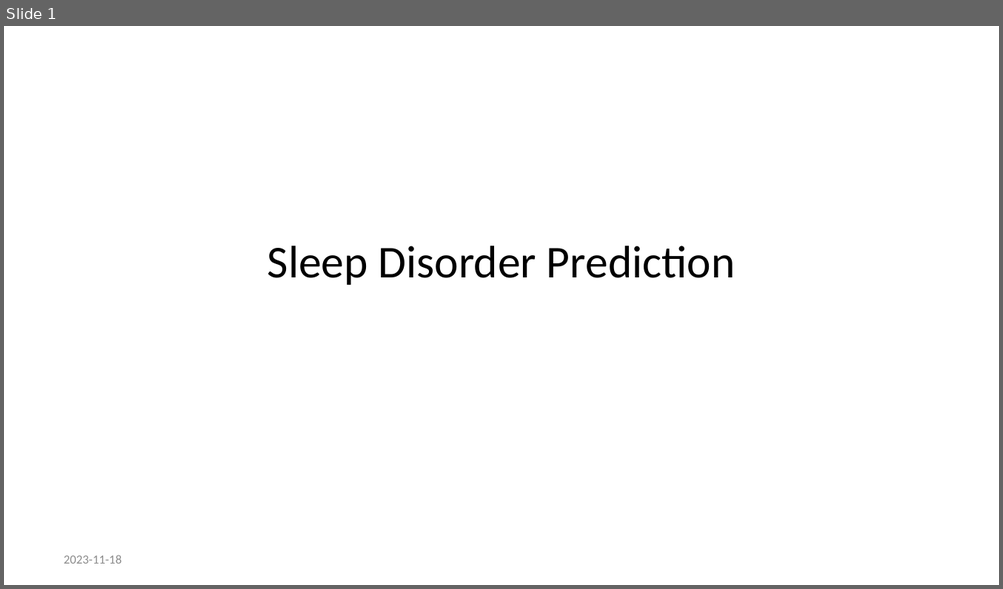
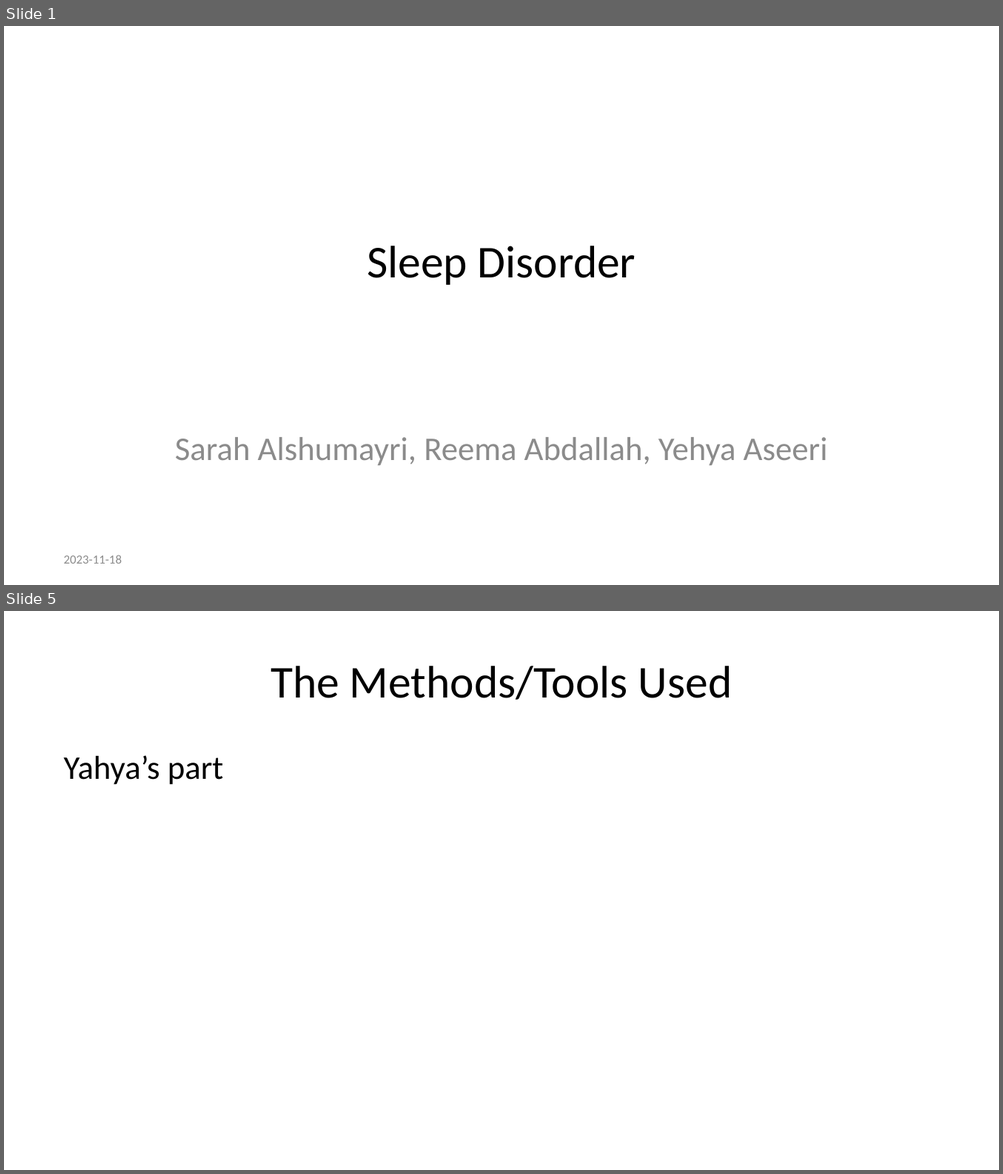
Before and after one commit to Sarah-Alshumayri/Data_Sciences_PPT, a slide deck: Progress_Presentation.pptx. Shown one above the other, each under a label of ours: slide 1 before the commit, slides 1 and 5 after it; the slides between them are not shown. The pictures are 1003x589 and 1003x1174 pixels, drawn with LibreOffice and Linux fonts; fonts in the diff are those of the drawing. Boxes give left, top, right and bottom in pixels: in the first picture for what was removed or moved away, otherwise in the second. Text is boxed around its words. In the diff, an @@ line names an element or a change of style, - is before the commit and + after.

Commit message:
This is Sarah, I finished point 1 in my part

```diff
--- a/Progress_Presentation.pptx
+++ b/Progress_Presentation.pptx
@@ slide 5 added at [4, 611, 999, 1170], background #FFFFFF @@
@@ title added at [270, 666, 732, 700], 33 pt, text #000000 @@
+The Methods/Tools Used
@@ text added at [64, 755, 224, 785], 24 pt, text #000000 @@
+Yahya’s part
@@ slide 1 changed as well @@
@@ title at [367, 246, 635, 285]: text changed @@
-Sleep Disorder Prediction
+Sleep Disorder
@@ subtitle added at [175, 437, 828, 466], 24 pt, text #8C8C8C @@
+Sarah Alshumayri, Reema Abdallah, Yehya Aseeri
```
Also in this commit, not shown: 6 other slides added, 4 slides removed, 2 other files.
